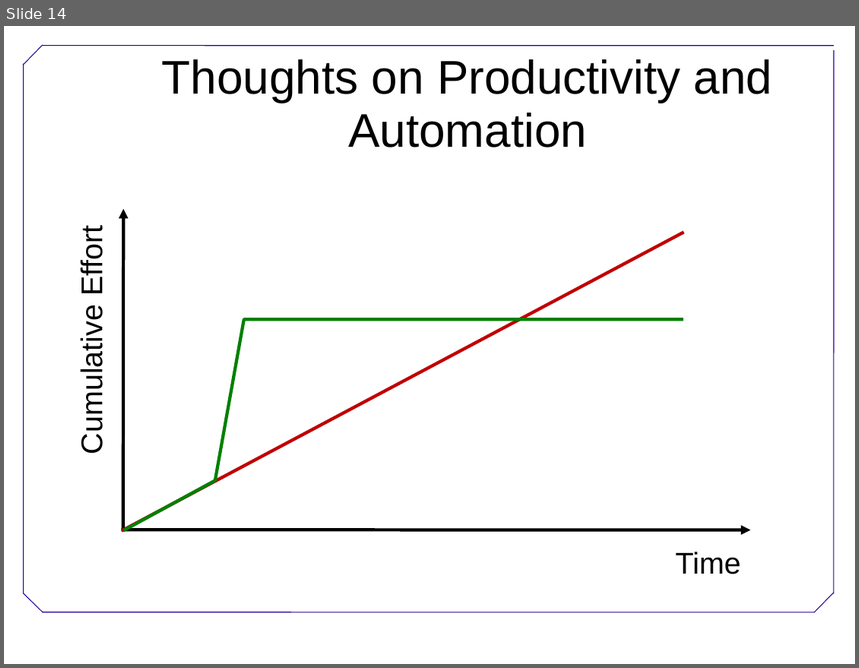
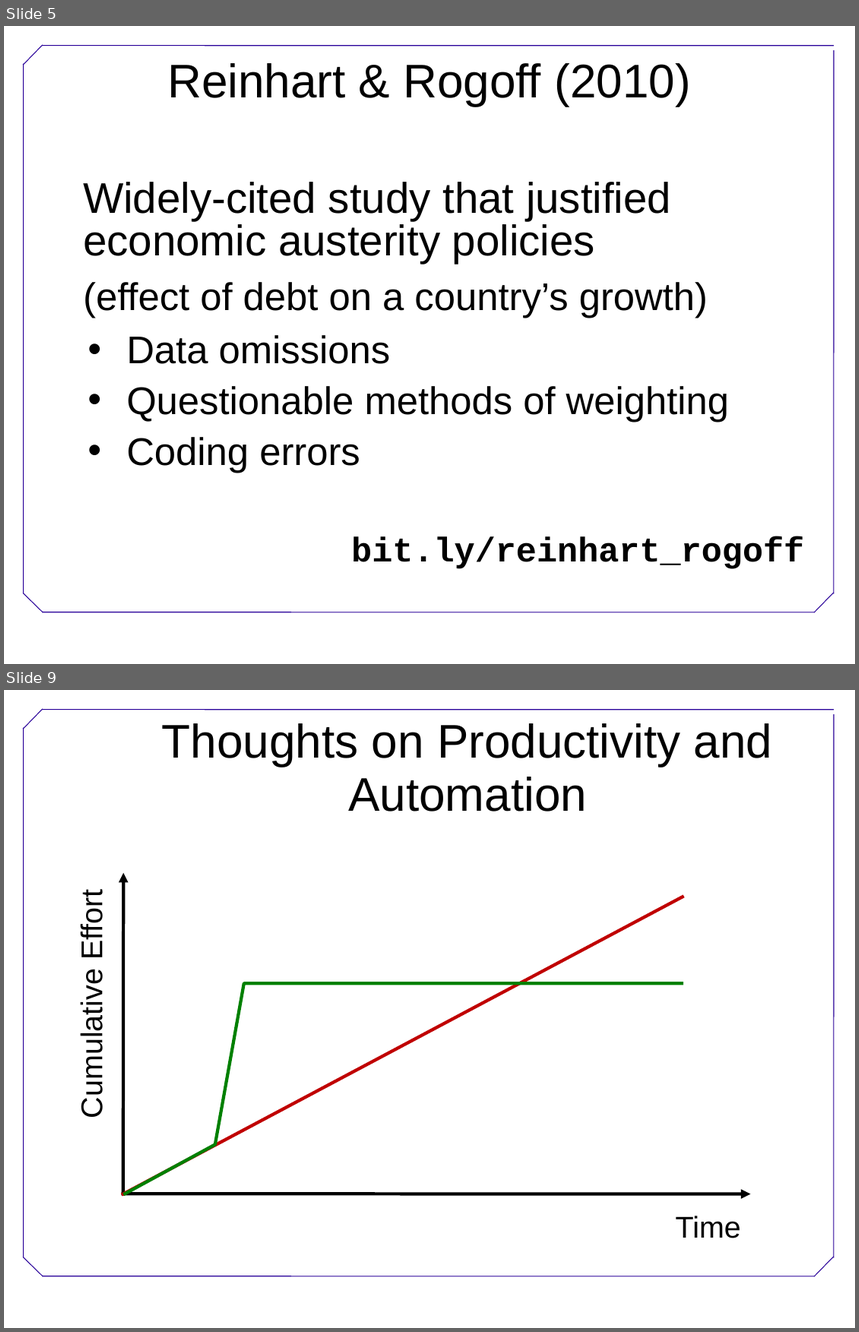
Before and after one commit to swcarpentry/DEPRECATED-boot-camps, a slide deck: BestPractices.ppt. Shown one above the other, each under a label of ours: slide 14 before the commit, slides 5 and 9 after it; the slides between them are not shown. The pictures are 859x668 and 859x1332 pixels, drawn with LibreOffice and Linux fonts; fonts in the diff are those of the drawing; background and template pictures are left out. Boxes give left, top, right and bottom in pixels: in the first picture for what was removed or moved away, otherwise in the second. Text is boxed around its words. In the diff, an @@ line names an element or a change of style, - is before the commit and + after.

```diff
--- a/BestPractices.ppt
+++ b/BestPractices.ppt
@@ slide 5 added at [4,26,855,664], background #FFFFFF; not listed: 7 template elements that a slide beside it also shows @@
@@ title added at [167,63,690,106], 44 pt, text #000000 @@
+Reinhart & Rogoff (2010)
@@ text added at [83,182,804,569], 36 pt, text #000000 @@
+Widely-cited study that justified economic austerity policies
+(effect of debt on a country’s growth)
+  • Data omissions
+  • Questionable methods of weighting
+  • Coding errors
+bit.ly/reinhart_rogoff
@@ what was slide 14 is now slide 9 @@
```
Also in this commit, not shown: 6 slides changed, 1 other slide added, 7 slides removed, 2 other files.
